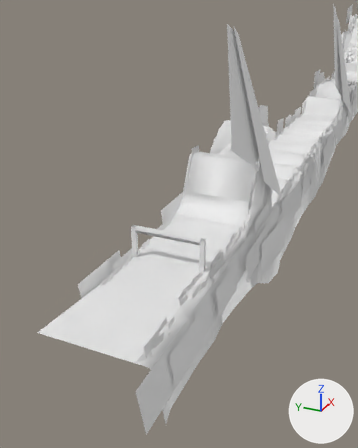
An edit to the FBX model Assets/Map/Models/Theme_01/Forest_14.fbx, drawn before and after from the same camera.
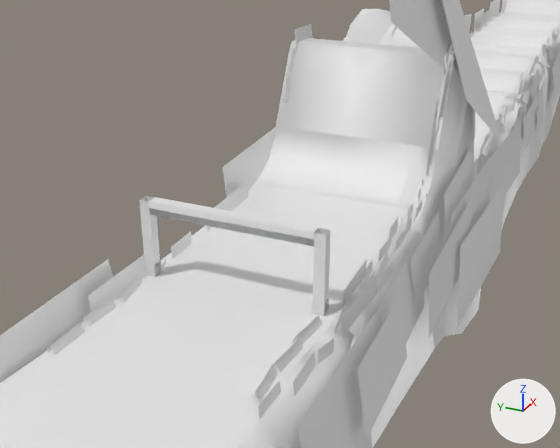
Each version appears first from a 50 mm lens placed at (-40.8, -25.4, 39.8), pointed at (26.1, 4.7, 6.3), and next in a close-up from a 50 mm lens placed at (-15.1, -15.2, 24.9), pointed at (25.9, 3.2, 4.5). Every picture has the same lights, and +X, +Y and +Z are marked at lower right. Where no turn or scale is listed for an object, it has been applied to the vertices.

The first close-up shows 'Ground_01', 'Label_01', 'Light_01', 'Mountain_01', 'Start_01', 'Tree_01'.
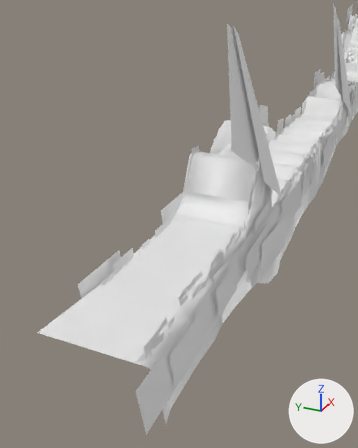
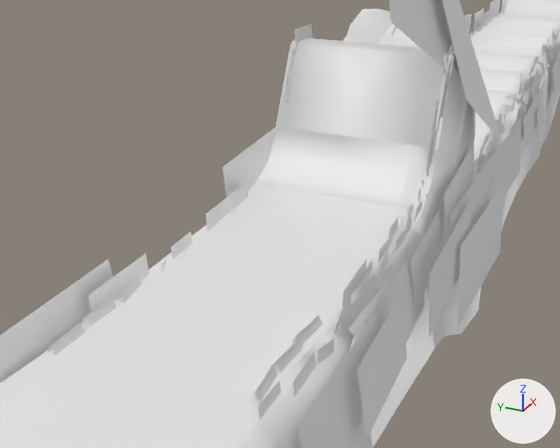
Changed parts and their boxes (x1, y1, x2, y2) in the close-ups (560 x 448 px):
'Start_01', deleted: before (139, 196, 331, 316)
    faces in mat_label_mat_01 (white #e7e7e7): (146, 197, 329, 316)
    faces in mat_leak_mat_01 (white #e7e7e7): (139, 196, 331, 303)

Edits to the bpy script that builds the scene:
```text
Remove ob_start_01:
    ob_start_01 = bpy.data.objects.new('Start_01', me_mesh_008)
    ob_start_01.location = (23.89, 5.68, 2.76)
```
